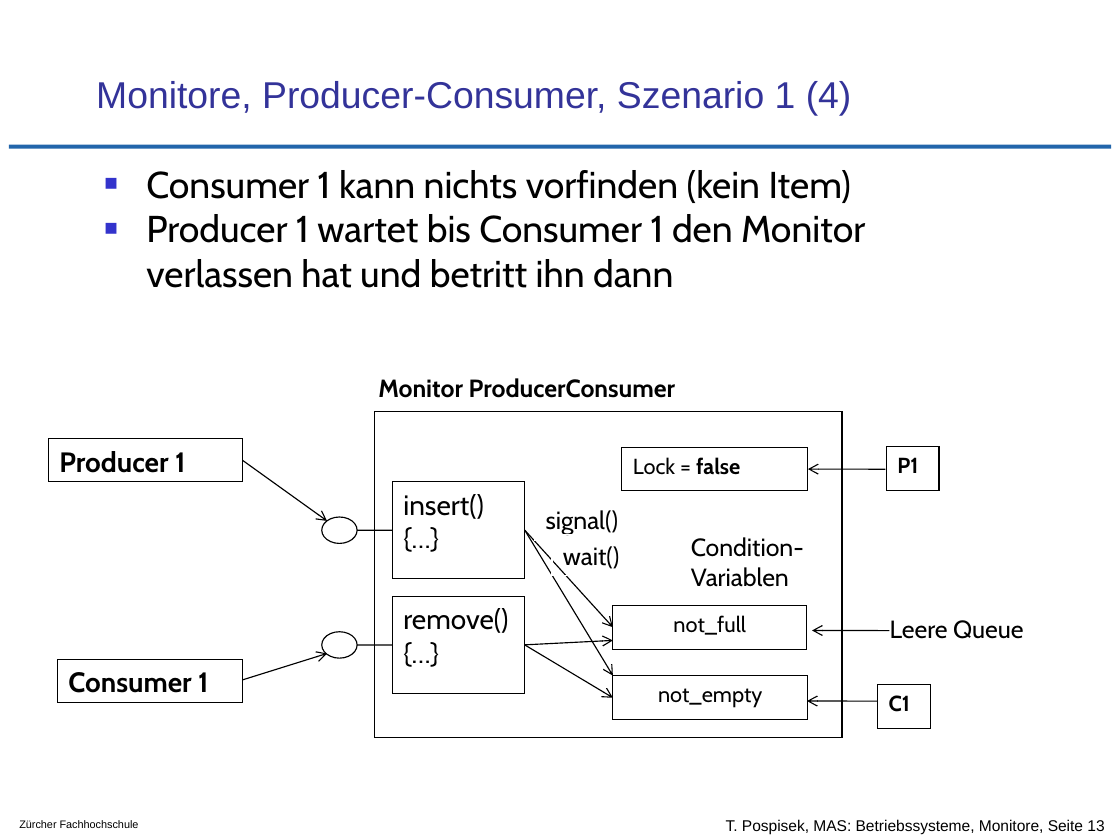
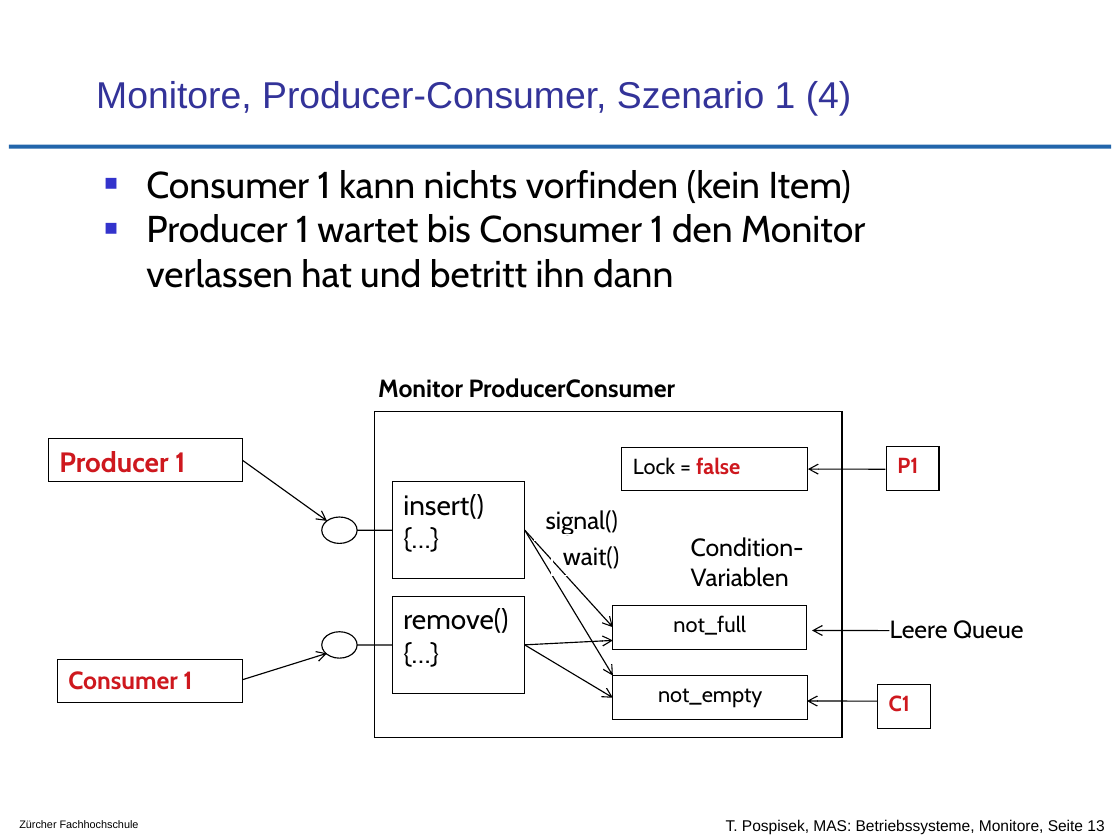
Before and after one commit to tpo/betriebssysteme, a slide deck: slide 13 of 08_Koordination_und_Synchronisation_Monitore.odp. Drawn at 1120x840 pixels with LibreOffice and Linux fonts; fonts in the diff are those of the drawing; background and template pictures are left out. Boxes give left, top, right and bottom in pixels: in the first picture for what was removed or moved away, otherwise in the second. Text is boxed around its words. In the diff, an @@ line names an element or a change of style, - is before the commit and + after.

```diff
--- a/08_Koordination_und_Synchronisation_Monitore.odp
+++ b/08_Koordination_und_Synchronisation_Monitore.odp
@@ rectangle "Lock = false" at bbox=[622, 447, 808, 491]: text colour #000000 to #CE181E in "false" @@
@@ text colour #000000 to #CE181E in 3 elements at bbox=[48, 439, 242, 483], bbox=[878, 684, 931, 728], bbox=[886, 447, 939, 491] @@
@@ rectangle "Consumer 1" at bbox=[57, 660, 242, 703]: size 18 to 16 pt, text colour #000000 to #CE181E @@
```
Also in this commit, not shown: 12 other slides changed, 1 other file.
